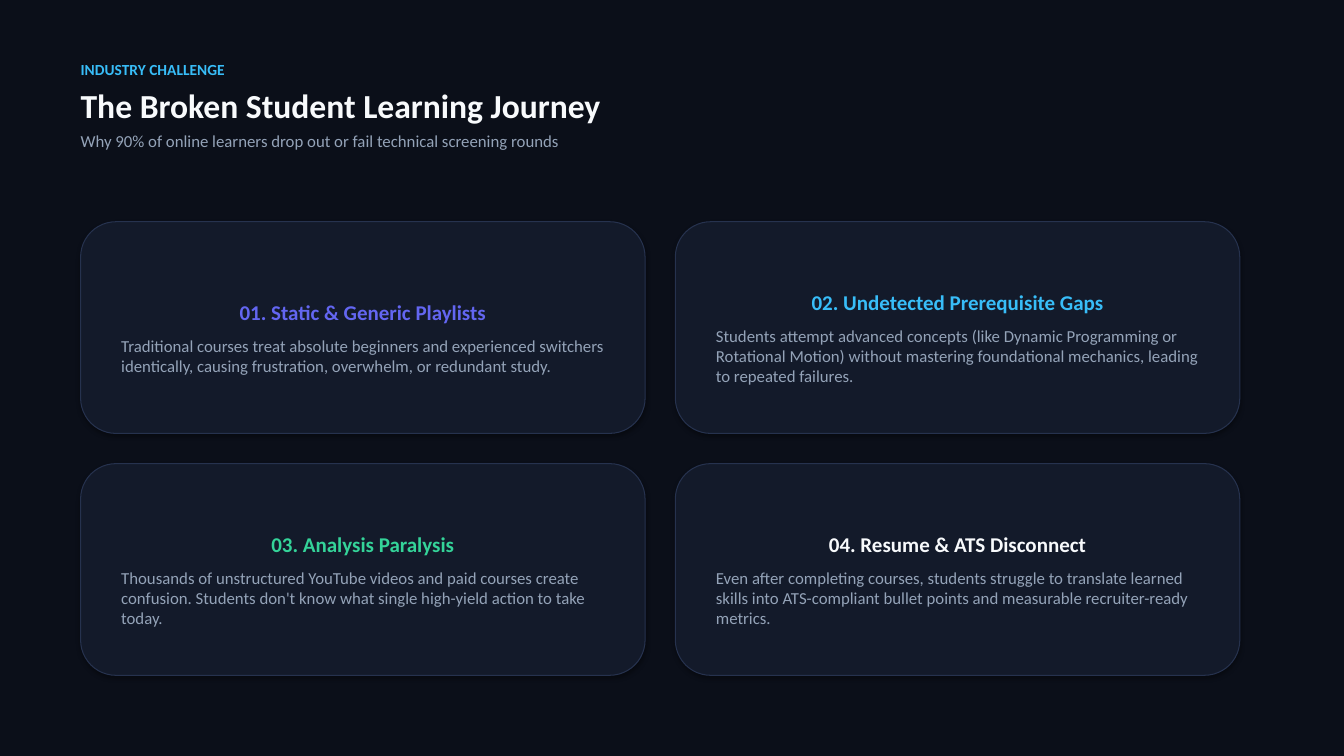
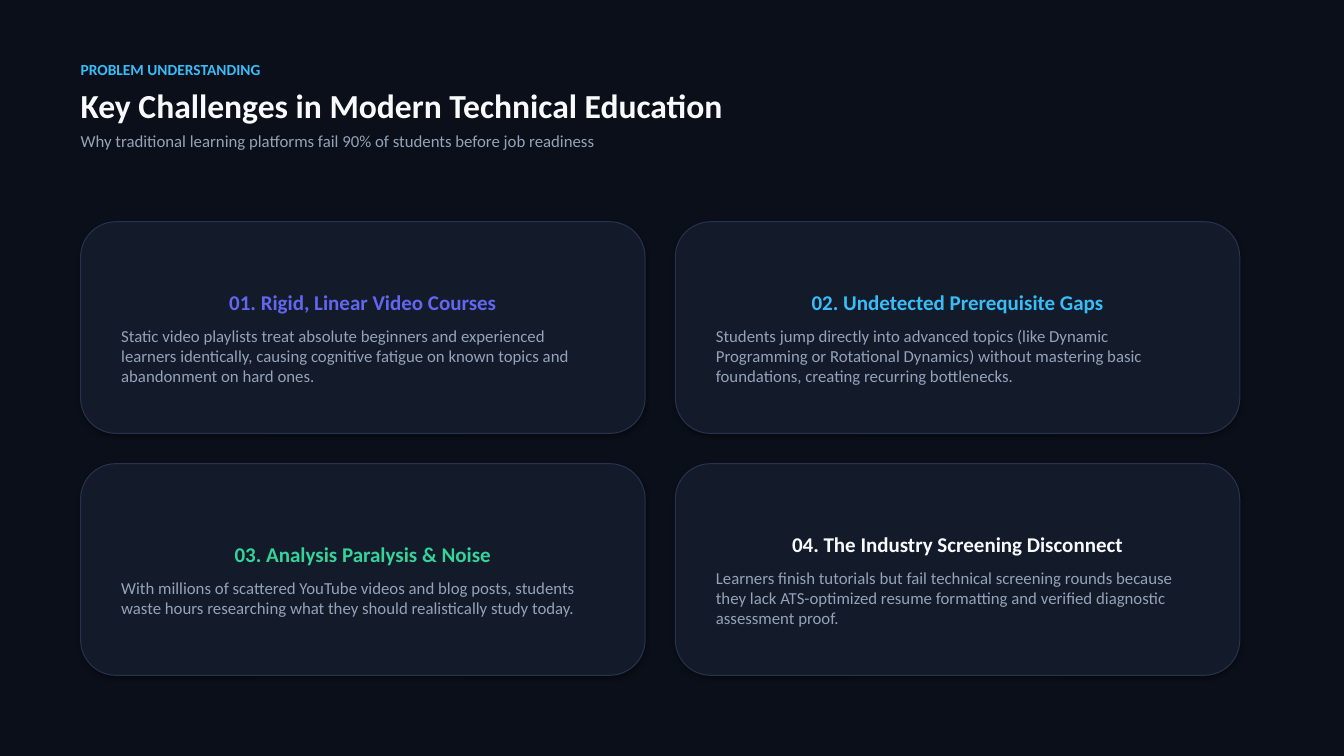
Before and after one commit to Sirivennela310505/NEXORA, a slide deck: slide 3 of NEXORA_Presentation.pptx (slide 2 before the commit). Drawn at 1344x756 pixels with LibreOffice and Linux fonts; fonts in the diff are those of the drawing. Boxes give left, top, right and bottom in pixels: in the first picture for what was removed or moved away, otherwise in the second. Text is boxed around its words. In the diff, an @@ line names an element or a change of style, - is before the commit and + after.

Commit message:
docs: format presentation deck with Slide 1 (Title/Subtitle), Slide 2 (Presenter Info - Team: Talent Innovators), Slide 3 (Problem Understanding), Slide 4 (What We Solved)

```diff
--- a/NEXORA_Presentation.pptx
+++ b/NEXORA_Presentation.pptx
@@ text at [81,65,723,150]: text changed @@
-INDUSTRY CHALLENGE
-The Broken Student Learning Journey
-Why 90% of online learners drop out or fail technical screening rounds
+PROBLEM UNDERSTANDING
+Key Challenges in Modern Technical Education
+Why traditional learning platforms fail 90% of students before job readiness
@@ text in rounded rectangle at [121,295,569,382]: text changed @@
-01. Static & Generic Playlists
-Traditional courses treat absolute beginners and experienced switchers identically, causing frustration, overwhelm, or redundant study.
+01. Rigid, Linear Video Courses
+Static video playlists treat absolute beginners and experienced learners identically, causing cognitive fatigue on known topics and abandonment on hard ones.
@@ text in rounded rectangle at [716,330,1141,385]: text changed @@
-Students attempt advanced concepts (like Dynamic Programming or Rotational Motion) without mastering foundational mechanics, leading to repeated failures.
+Students jump directly into advanced topics (like Dynamic Programming or Rotational Dynamics) without mastering basic foundations, creating recurring bottlenecks.
@@ text in rounded rectangle at [716,537,1172,627]: text changed @@
-04. Resume & ATS Disconnect
-Even after completing courses, students struggle to translate learned skills into ATS-compliant bullet points and measurable recruiter-ready metrics.
+04. The Industry Screening Disconnect
+Learners finish tutorials but fail technical screening rounds because they lack ATS-optimized resume formatting and verified diagnostic assessment proof.
@@ text in rounded rectangle at [121,547,574,617]: text changed @@
-03. Analysis Paralysis
-Thousands of unstructured YouTube videos and paid courses create confusion. Students don't know what single high-yield action to take today.
+03. Analysis Paralysis & Noise
+With millions of scattered YouTube videos and blog posts, students waste hours researching what they should realistically study today.
```
Also in this commit, not shown: 5 other slides changed, 2 slides added, 1 slide removed, 3 other files.
